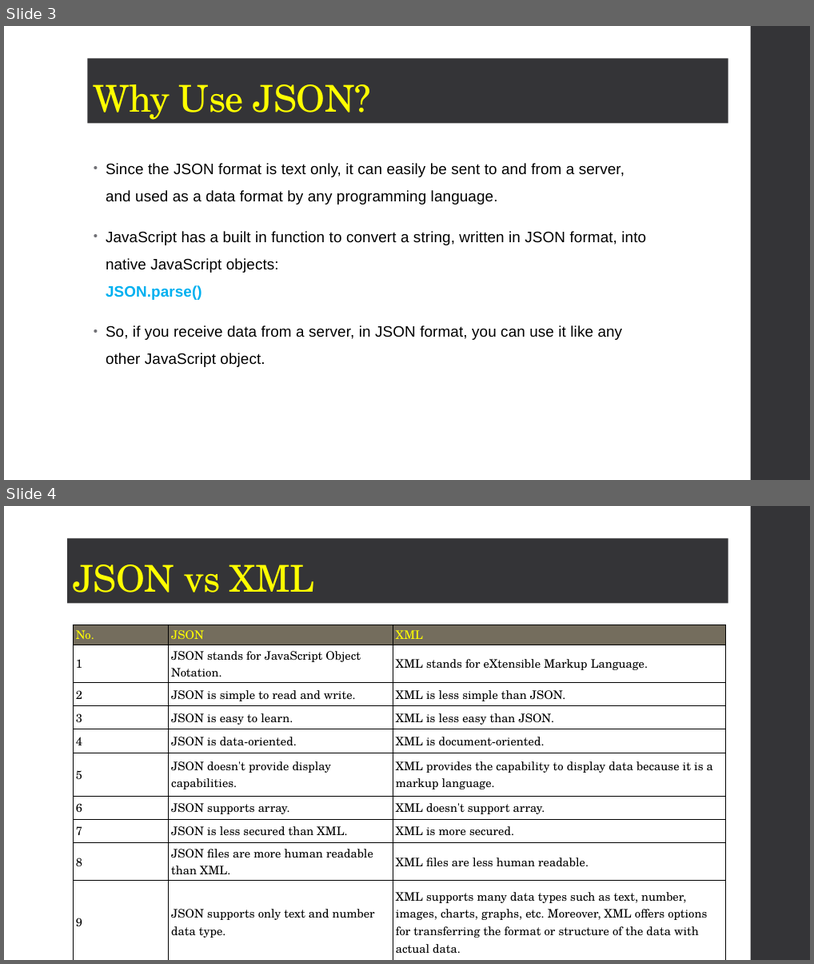
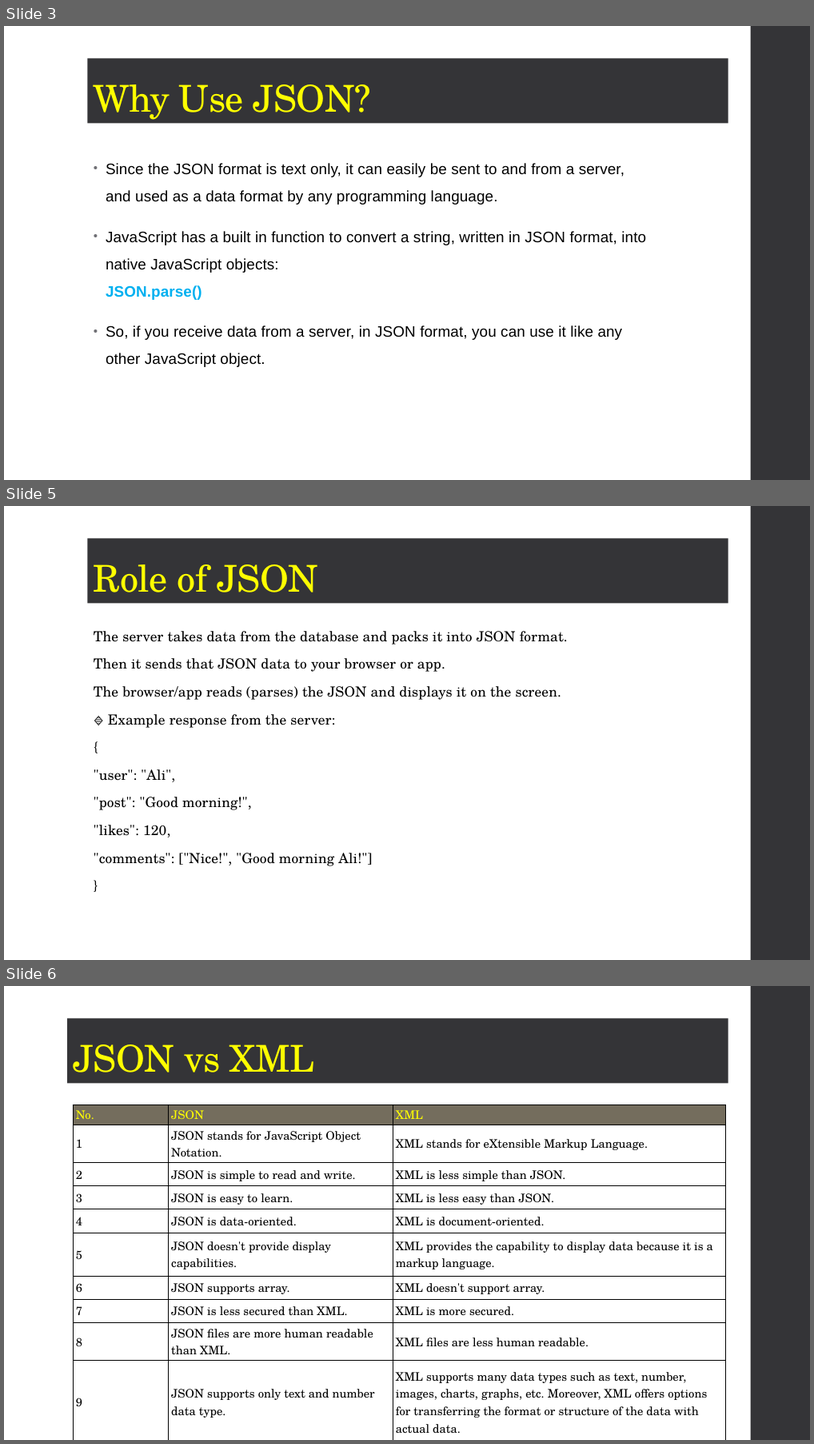
Before and after one commit to tubahoorain/notes, a slide deck: JSON.pptx. Shown one above the other, each under a label of ours: slides 3 and 4 before the commit, slides 3, 5 and 6 after it; the slides between them are not shown. The pictures are 814x964 and 814x1444 pixels, drawn with LibreOffice and Linux fonts; fonts in the diff are those of the drawing. Boxes give left, top, right and bottom in pixels: in the first picture for what was removed or moved away, otherwise in the second. Text is boxed around its words. In the diff, an @@ line names an element or a change of style, - is before the commit and + after.

```diff
--- a/JSON.pptx
+++ b/JSON.pptx
@@ slide 5 added at [4,506,810,960], background #FFFFFF; not listed: 1 template element that a slide beside it also shows @@
@@ title added at [87,538,729,603], fill #353537, 44 pt, text #FFFF00 @@
+Role of JSON
@@ text added at [94,631,568,866], 16.6 pt, text #000000 @@
+The server takes data from the database and packs it into JSON format.
+Then it sends that JSON data to your browser or app.
+The browser/app reads (parses) the JSON and displays it on the screen.
+🔹 Example response from the server:
+{
+"user": "Ali",
+"post": "Good morning!",
+"likes": 120,
+"comments": ["Nice!", "Good morning Ali!"]
+}
@@ what was slide 4 is now slide 6 @@
```
Also in this commit, not shown: 1 slide changed, 6 other slides added.
